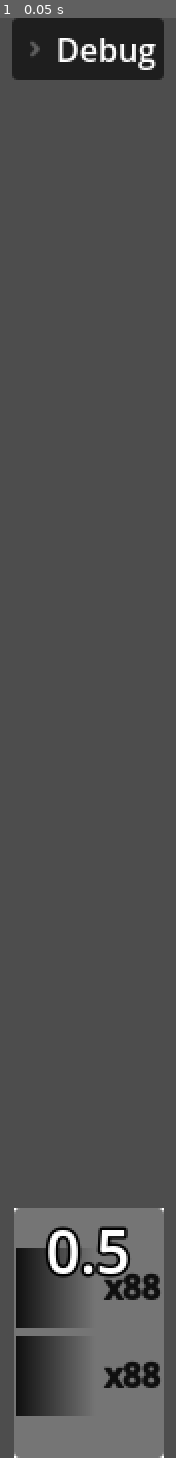
Above: before the commit, frame 1.
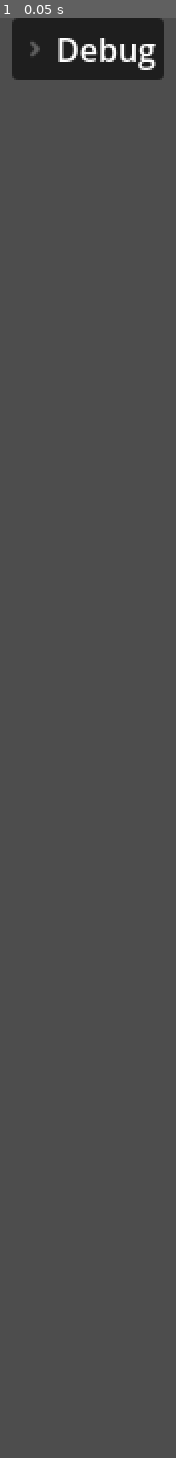
Above: after the commit, the same moment.

Repository: AndreeBurlamaqui/mobile-card-brawl
Game: Godot game, scene res://test-scene.tscn
Same seed, same stepped clock (60 frames per second), same inputs: the game is played once before the commit and once after it.
Inputs:
- Up to frame 1 (0.05 s): no input

The runs differ from the first frame. In frame 1, 12% of the frame differs, in the area x 7-94%, y 82-100%.
Error before the commit: Parse Error: Identifier "DebugInstance" not declared in the current scope. (res://Scripts/hand.gd:32)

Commit message:
Changing approach to get help from containers for card placement instead of going full code and doing weird UI positioning

Diff:
--- a/Scripts/hand.gd
+++ b/Scripts/hand.gd
@@ -1,22 +1,13 @@
-@tool
 class_name Hand extends Control
 
-@export_group("Editor")
-@export var update_in_editor: bool = true
+@export_group("References")
+@export var card_placement: HBoxContainer
 
 @export_group("Hand Layout")
-## Maximum width the hand is allowed to take up (in pixels).
-## For portrait mobile (720px width), 600-650 is usually good.
-var max_hand_width: float = 650.0
-
 ## The visual curve height. Higher numbers make a steeper arch.
 @export var arch_height: float = 40.0
-
 ## How much the cards tilt at the edges of the hand (in degrees).
 @export var rotation_curve: float = 10.0
-
-## The default spacing between cards if they don't fill the max width.
-@export var default_card_spacing: float = 120.0
 
 @export_group("Animation")
 ## Speed of the card moving to its new position.
@@ -24,109 +15,127 @@
 
 # -- Runtime --
 var _cards: Array[Card] = []
-
-func _enter_tree() -> void:
-	if Engine.is_editor_hint() :
-		return
-
-	DebugInstance.hand_reference = self
+var _ghosts: Array[Control] = []
 
 func _ready() -> void:
-	if Engine.is_editor_hint() :
-		return
-
 	# Clean up any placeholder cards used for editor design
 	for child in get_children():
+		if child is Card: child.queue_free()
+	for child in card_placement.get_children():
 		child.queue_free()
 
-	# Initial layout calculation
-	call_deferred("update_hand_positions")
-
-func _process(_delta: float) -> void:
-	if Engine.is_editor_hint() and update_in_editor :
-
-		# Sync the internal list with editor children
-		_cards.clear()
-		for child in get_children():
-			if child is Card :
-				_cards.append(child)
-
-		update_hand_positions()
+	# This was crashing. TODO: check it later if it's needed
+	## Connect to resize so we re-calculate if the screen size changes
+	#resized.connect(func(): reorder_hand())
 
 # Call this whenever you add/remove a card to the hand
 func add_card(card: Control) -> void:
 	_cards.append(card)
 	add_child(card)
 
-	# Connect to the card's input signals here if needed (e.g. for selection)
-	# card.gui_input.connect(...)
+	# Create Ghost
+	var newGhost = Panel.new()
+	_ghosts.append(newGhost)
+	card_placement.add_child(newGhost)
 
-	update_hand_positions()
+	# Wait one frame for the HBox to sort the ghost, then refresh
+	get_tree().process_frame.connect(reorder_hand, CONNECT_ONE_SHOT)
 
 func remove_card(card: Control) -> void:
-	if card in _cards:
-		_cards.erase(card)
-		remove_child(card) # Or queue_free() if destroying it
-		update_hand_positions()
+	var index = _cards.find(card)
+	if index != -1:
+		_cards.remove_at(index)
+		card.queue_free()
 
-# The Core Logic: Calculates where every card should sit visually
-func update_hand_positions() -> void:
-	var card_count: int = _cards.size()
-	if card_count == 0:
-		return
+		var ghost = _ghosts[index]
+		_ghosts.remove_at(index)
+		ghost.queue_free()
 
-	# Space cards based on hand width
-	var total_width: float = (card_count - 1) * default_card_spacing
-	var current_spacing: float = default_card_spacing
+		# Wait one frame for HBox to collapse, then refresh
+		get_tree().process_frame.connect(reorder_hand, CONNECT_ONE_SHOT)
 
-	if total_width > max_hand_width:
-		current_spacing = max_hand_width / max(card_count - 1, 1)
-		total_width = max_hand_width
+## The "Refresh" method. Call this manually to validate design or update layout.
+## It calculates the ideal position for every card and Tweens them there.
+func reorder_hand() -> void:
+	if _cards.is_empty(): return
 
-	# Get center of the hand
-	var hand_center_x: float = size.x / 2.0
-	var start_x: float = hand_center_x - (total_width / 2.0)
+	# Force HBox to update its layout immediately so we get correct Ghost positions
+	card_placement.queue_sort()
+	await get_tree().process_frame
 
-	for i in range(card_count):
-		var card: Card = _cards[i]
+	# With new ghost placements. We can now check if they should update width
+	_update_ghost_widths()
+	await get_tree().process_frame
 
-		# Convert Ratio to Pixels based on Card Size
-		var card_offset = card.size * card.pivot_offset_ratio
-		var target_pivot_x: float = start_x + (i * current_spacing)
+	# 3. Calculate and Apply Positions
+	for i in range(_cards.size()):
+		if i >= _ghosts.size(): break # Safe check. Shouldn't happen
 
-		# -- Position X --
-		var target_x: float = start_x + (i * current_spacing)
-		target_x -= card_offset.x # Ensure position no matter the pivot
+		var card = _cards[i]
+		var ghost = _ghosts[i]
 
-		# -- Arch Calculation (Y and Rotation) --
-		# We normalize the position from -1.0 (left) to 1.0 (right)
-		# Center card is 0.0
-		var ratio: float = 0
-		if card_count > 1:
-			ratio = float(i) / float(card_count - 1.0) # 0.0 to 1.0
-			ratio = (ratio - 0.5) * 2.0 # -1.0 to 1.0
-		card.indexLabel.text = str(ratio)
+		# Ghost position conversion to local
+		var ghost_screen_pos = ghost.global_position
+		var target_pos = get_global_transform().affine_inverse() * ghost_screen_pos
 
-		# Apply an arch function: y = x^2 (Parabola)
-		var target_pivot_y = abs(ratio) * arch_height
+		# Center Alignment correction
+		target_pos.x += ghost.size.x / 2.0 # Ghost is Top-Left, we want Center-Bottom
+		target_pos.y += ghost.size.y / 2.0       # Baseline
 
-		# Update position and rotation
-		var final_pos_x = target_pivot_x - card_offset.x
-		var final_pos_y = target_pivot_y - card_offset.y
-		var target_pos = Vector2(final_pos_x, final_pos_y)
-		var target_rot: float = ratio * rotation_curve
+		# Arch Logic
+		var ratio: float = 0.0
+		if _cards.size() > 1:
+			ratio = float(i) / float(_cards.size() - 1)
+			ratio = (ratio - 0.5) * 2.0
 
-		if Engine.is_editor_hint() and update_in_editor:
-			# SNAP in editor (Don't use Tweens in _process)
-			card.position = target_pos
+		var arch_y = abs(ratio) * arch_height
+		target_pos.y += arch_y
+
+		# Pivot correction
+		var pivot_pixels = card.size * card.pivot_offset_ratio
+		target_pos -= pivot_pixels
+
+		var target_rot = ratio * rotation_curve
+
+		# 4. Apply (Tween or Snap)
+		if Engine.is_editor_hint():
+			card.global_position = target_pos
 			card.rotation_degrees = target_rot
-		else :
-			animate_card_to(card, target_pos, target_rot)
+		else:
+			_animate_card_to(card, target_pos, target_rot)
 
-# Helper for smooth tweening
-func animate_card_to(card: Card, target_pos: Vector2, target_rot: float) -> void:
-	var tween: Tween = create_tween().set_trans(Tween.TRANS_CUBIC).set_ease(Tween.EASE_OUT)
+func _animate_card_to(card: Card, target_pos: Vector2, target_rot: float) -> void:
+	# Kill existing tweens on this card so we don't fight
+	if card.has_meta("moving_card_tween"):
+		var t = card.get_meta("moving_card_tween") as Tween
+		if t and t.is_valid(): t.kill()
 
-	# Note: We animate 'position' relative to the Hand container
+	var tween = create_tween().set_trans(Tween.TRANS_CUBIC).set_ease(Tween.EASE_OUT)
 	tween.parallel().tween_property(card, "position", target_pos, anim_speed)
 	tween.parallel().tween_property(card, "rotation_degrees", target_rot, anim_speed)
+
+	# Store reference to kill it later if needed
+	card.set_meta("moving_card_tween", tween)
+
+## Check ghost width. If it's out of bounds
+func _update_ghost_widths() -> void:
+	if _ghosts.is_empty(): return
+
+	var total_cards = _cards.size()
+	var available_width = card_placement.size.x
+	var card_real_width = _cards[0].custom_minimum_size.x
+	var fixed_separation = card_placement.get_theme_constant("separation")
+
+	# Check if current amount of cards is overflowing
+	var total_needed = (total_cards * card_real_width) + ((total_cards - 1) * fixed_separation)
+	var is_overflowing = total_needed > available_width
+
+	for ghost in _ghosts:
+		if is_overflowing:
+			# Squeeze. Godot will automatically set the size
+			ghost.custom_minimum_size.x = 0
+			ghost.size_flags_horizontal = Control.SIZE_EXPAND_FILL
+		else:
+			# Center and set width based on card. We keep all cards together this way
+			ghost.custom_minimum_size.x = card_real_width
+			ghost.size_flags_horizontal = Control.SIZE_FILL
--- a/test-scene.tscn
+++ b/test-scene.tscn
@@ -68,20 +68,37 @@
 grow_vertical = 2
 metadata/_edit_use_anchors_ = true
 
-[node name="Hand" type="Control" parent="UI/Safe Zone" unique_id=1588801474]
+[node name="Hand" type="Control" parent="UI/Safe Zone" unique_id=1588801474 node_paths=PackedStringArray("card_placement")]
 process_mode = 3
 layout_mode = 1
 anchors_preset = 12
 anchor_top = 1.0
 anchor_right = 1.0
 anchor_bottom = 1.0
+offset_top = -224.0
+offset_bottom = -4.0
 grow_horizontal = 2
 grow_vertical = 0
 pivot_offset_ratio = Vector2(0.5, 1)
 script = ExtResource("1_wn8ut")
-arch_height = 650.0
-rotation_curve = 40.0
-default_card_spacing = 10.0
+card_placement = NodePath("Card Placement")
+arch_height = 60.0
+rotation_curve = 25.0
+
+[node name="Card Placement" type="HBoxContainer" parent="UI/Safe Zone/Hand" unique_id=1795840903]
+layout_mode = 1
+anchors_preset = 15
+anchor_right = 1.0
+anchor_bottom = 1.0
+offset_left = 24.0
+offset_right = -24.0
+grow_horizontal = 2
+grow_vertical = 2
+alignment = 1
+
+[node name="Panel Base" type="Panel" parent="UI/Safe Zone/Hand/Card Placement" unique_id=41829138]
+layout_mode = 2
+size_flags_horizontal = 3
 
 [node name="CardBase" parent="UI/Safe Zone/Hand" unique_id=1095353195 instance=ExtResource("2_wn8ut")]
 layout_mode = 1
@@ -89,68 +106,10 @@
 anchor_left = 0.5
 anchor_top = 1.0
 anchor_right = 0.5
-anchor_bottom = 1.0
-offset_left = -36.5
-offset_top = -125.0
-offset_right = 36.5
+offset_left = -37.5
+offset_top = -100.0
+offset_right = 37.5
 offset_bottom = 0.0
-grow_horizontal = 2
-grow_vertical = 0
-
-[node name="CardBase2" parent="UI/Safe Zone/Hand" unique_id=980215230 instance=ExtResource("2_wn8ut")]
-layout_mode = 1
-anchors_preset = 7
-anchor_left = 0.5
-anchor_top = 1.0
-anchor_right = 0.5
-anchor_bottom = 1.0
-offset_left = -36.5
-offset_top = -125.0
-offset_right = 36.5
-offset_bottom = 0.0
-grow_horizontal = 2
-grow_vertical = 0
-
-[node name="CardBase3" parent="UI/Safe Zone/Hand" unique_id=964987799 instance=ExtResource("2_wn8ut")]
-layout_mode = 1
-anchors_preset = 7
-anchor_left = 0.5
-anchor_top = 1.0
-anchor_right = 0.5
-anchor_bottom = 1.0
-offset_left = -36.5
-offset_top = -125.0
-offset_right = 36.5
-offset_bottom = 0.0
-grow_horizontal = 2
-grow_vertical = 0
-
-[node name="CardBase4" parent="UI/Safe Zone/Hand" unique_id=1372571655 instance=ExtResource("2_wn8ut")]
-layout_mode = 1
-anchors_preset = 7
-anchor_left = 0.5
-anchor_top = 1.0
-anchor_right = 0.5
-anchor_bottom = 1.0
-offset_left = -36.5
-offset_top = -125.0
-offset_right = 36.5
-offset_bottom = 0.0
-grow_horizontal = 2
-grow_vertical = 0
-
-[node name="CardBase5" parent="UI/Safe Zone/Hand" unique_id=933485480 instance=ExtResource("2_wn8ut")]
-layout_mode = 1
-anchors_preset = 7
-anchor_left = 0.5
-anchor_top = 1.0
-anchor_right = 0.5
-anchor_bottom = 1.0
-offset_left = -36.5
-offset_top = -125.0
-offset_right = 36.5
-offset_bottom = 0.0
-grow_horizontal = 2
 grow_vertical = 0
 
 [connection signal="pressed" from="UI/Debug UI/FoldableContainer/HBoxContainer/VBoxContainer/HBoxContainer2/Add Card" to="UI/Debug UI" method="_on_add_card_pressed"]
